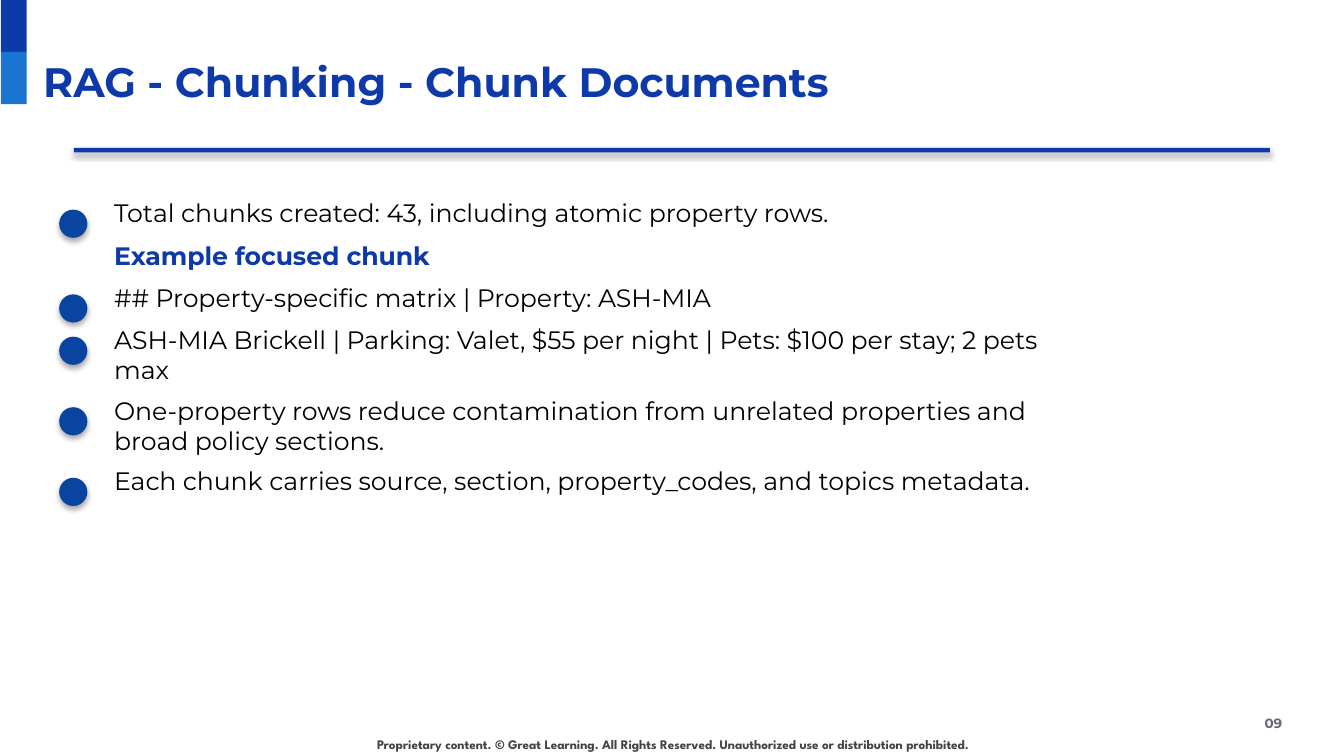
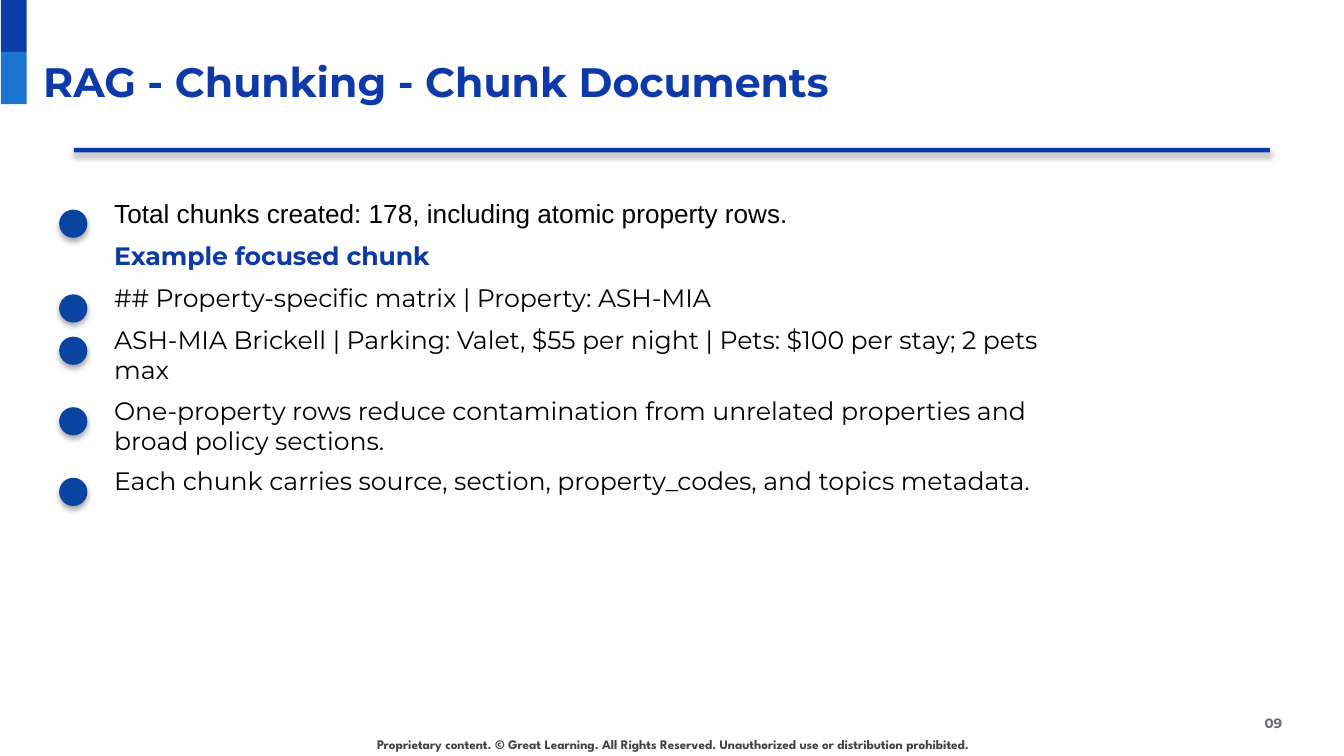
Before and after one commit to raovutukoor1/aurora-stay-qna-120-token-option, a slide deck: slide 9 of presentations/Aurora_Stays_RAG_120_Token_Option.pptx. Drawn at 1344x756 pixels with LibreOffice and Linux fonts; fonts in the diff are those of the drawing; background and template pictures are left out. Boxes give left, top, right and bottom in pixels: in the first picture for what was removed or moved away, otherwise in the second. Text is boxed around its words. In the diff, an @@ line names an element or a change of style, - is before the commit and + after.

```diff
--- a/presentations/Aurora_Stays_RAG_120_Token_Option.pptx
+++ b/presentations/Aurora_Stays_RAG_120_Token_Option.pptx
@@ text at (114, 204, 787, 229): text changed; size 13.5 to 14 pt; font Montserrat to Arial @@
-Total chunks created: 43, including atomic property rows.
+Total chunks created: 178, including atomic property rows.
```
Also in this commit, not shown: 21 other slides changed, 1 other file.
